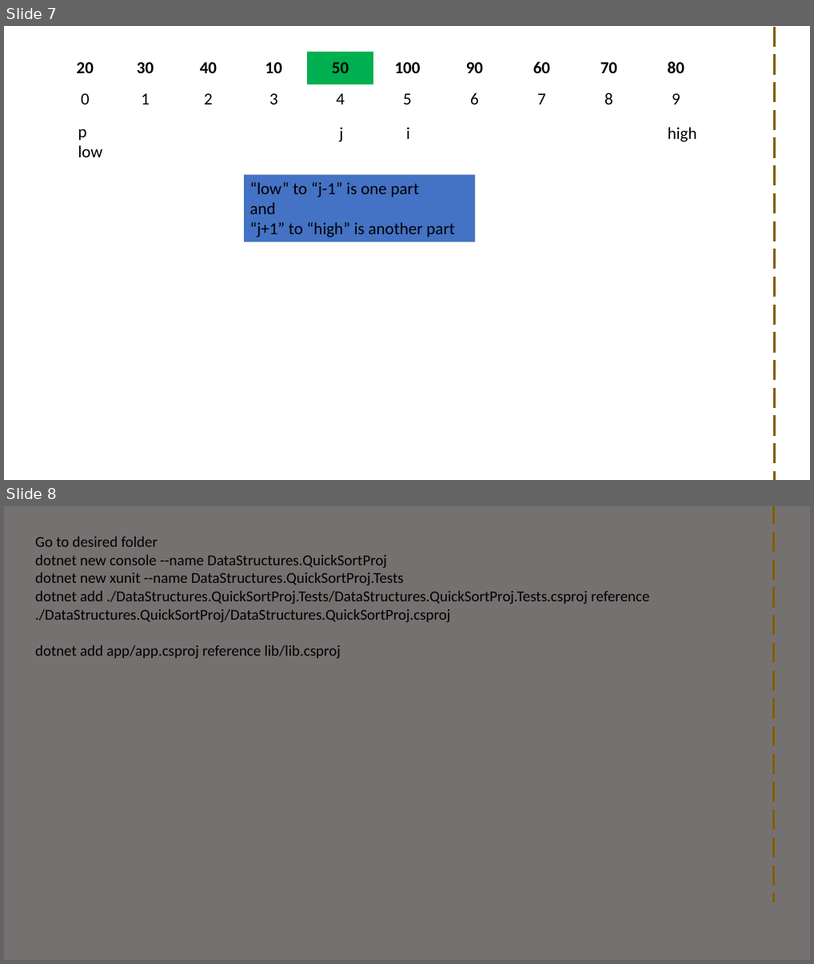
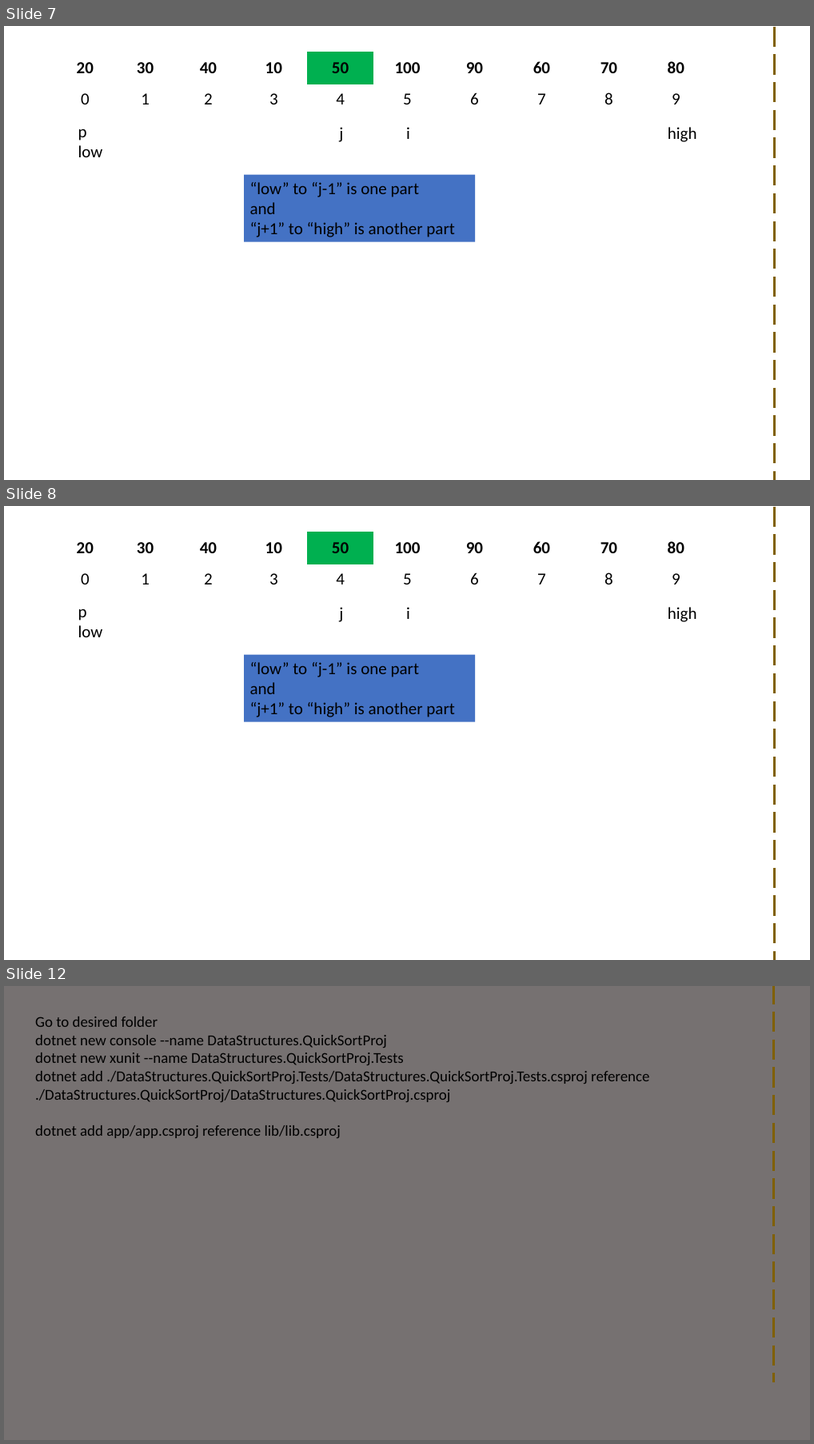
Before and after one commit to visweswarpenti/Trainings, a slide deck: Data Structures using C#/data-structures-using-.net-core-csharp/Sortings/Quick Sort/QuickSort.pptx. Shown one above the other, each under a label of ours: slides 7 and 8 before the commit, slides 7, 8 and 12 after it; the slides between them are not shown. The pictures are 814x964 and 814x1444 pixels, drawn with LibreOffice and Linux fonts; fonts in the diff are those of the drawing; background and template pictures are left out. Boxes give left, top, right and bottom in pixels: in the first picture for what was removed or moved away, otherwise in the second. Text is boxed around its words. In the diff, an @@ line names an element or a change of style, - is before the commit and + after.

```diff
--- a/Data Structures using C#/data-structures-using-.net-core-csharp/Sortings/Quick Sort/QuickSort.pptx
+++ b/Data Structures using C#/data-structures-using-.net-core-csharp/Sortings/Quick Sort/QuickSort.pptx
@@ slide 8 added at <box>4,506,810,960</box>, background picture (left out) @@
@@ line added from (775, 507) to (775, 960), #806000 3 pt dashed @@
@@ table added at <box>55,532,710,593</box>, 2 rows, 10 columns @@
+20 | 30 | 40 | 10 | 50 | 100 | 90 | 60 | 70 | 80
+0 | 1 | 2 | 3 | 4 | 5 | 6 | 7 | 8 | 9
@@ text added at <box>78,609,103,637</box>, 20 pt, text #000000 @@
+p
+low
@@ text added at <box>339,607,343,622</box>, 20 pt, text #000000 @@
+j
@@ text added at <box>406,607,410,619</box>, 20 pt, text #000000 @@
+i
@@ text added at <box>668,607,698,622</box>, 20 pt, text #000000 @@
+high
@@ rectangle added at <box>244,654,475,721</box>, fill #4472C4, 20 pt, text #000000 @@
+“low” to “j-1” is one part
+and
+“j+1” to “high” is another part
@@ what was slide 8 is now slide 12 @@
```
Also in this commit, not shown: 2 slides changed, 3 other slides added, 12 other files.
